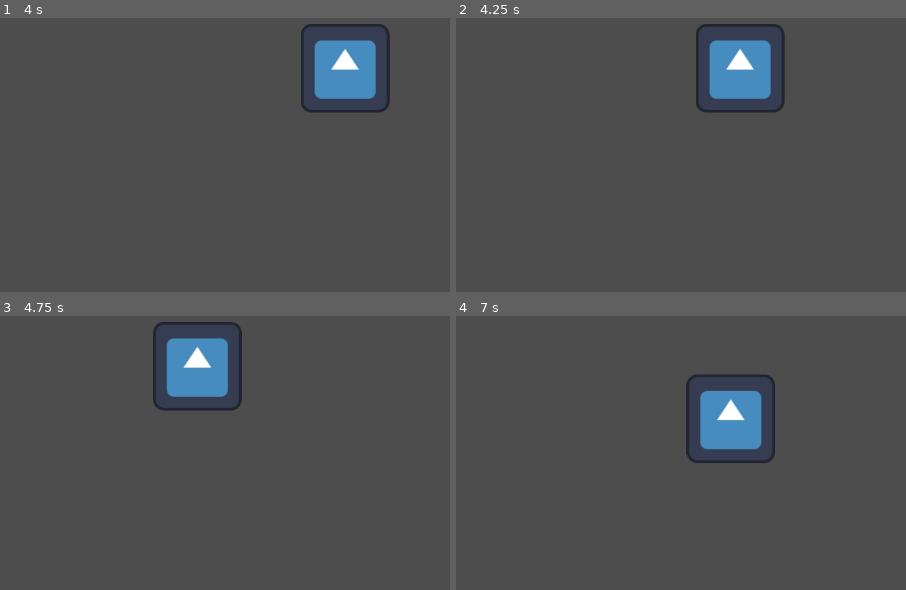
Above: before the commit, frames 1-4 (two rows, left to right).
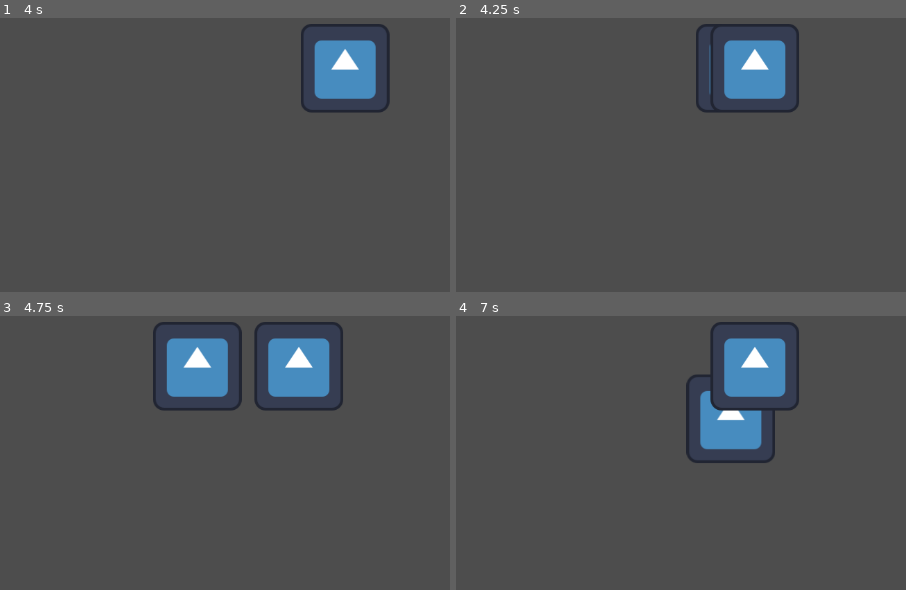
Above: after the commit, the same moments.

Repository: SpicyTime/JamsepticeyeGame
Game: Godot game, scene res://main/main.tscn
Same seed, same stepped clock (60 frames per second), same inputs: the game is played once before the commit and once after it. The engine's default icon, where the game draws it, is replaced by a stand-in: a white triangle on a blue panel in a dark square.
Inputs:
- Up to frame 1 (4 s): tap Enter at 0.5 s; hold D (move_right) 0.53-1.28 s; hold S (move_down) 1.28-2.03 s; hold D (move_right) 2.03-2.78 s; hold W (move_up) 2.78-3.53 s; hold A (move_left) from 3.53 s (still down)
- Up to frame 2 (4.25 s): keep holding A (move_left); tap Z (kill_self) at 4.15 s
- Up to frame 3 (4.75 s): keep holding A (move_left)
- Up to frame 4 (7 s): release A (move_left) at 5.03 s; hold S (move_down) 5.03-5.78 s; hold D (move_right) 5.78-6.53 s; hold W (move_up) from 6.53 s (still down)

Frame 1 is identical in both runs. In frame 2, 2.3% of the frame differs, in the area x 56-77%, y 2-35%; in frame 3, 3.8%; in frame 4, 4.1%.

Commit message:
Added the resurrection amount and mana

Diff:
--- a/player/player.gd
+++ b/player/player.gd
@@ -1,10 +1,16 @@
 extends CharacterBody2D
 var active_container: Node = null
 var input_vector: Vector2 = Vector2.ZERO
+var resurrection_count: int = 0
+var max_resurrection_count: int = 3
+var max_mana: float = 100.0
+var current_mana: float = max_mana
+var mana_drain: float = 0.01
+
+@onready var mana_drain_timer: Timer = $ManaDrainTimer
 
 func _ready() -> void:
-	swap_living_status(true)
-
+	active_container = $LivingContainer
 
 func _unhandled_input(event: InputEvent) -> void:
 	if event is InputEventKey:
@@ -26,10 +32,40 @@
 	move_and_slide()
 
 
+
 func swap_living_status(living: bool) -> void:
 	if living:
-		active_container = $LivingContainer
-		print("Swapping to Living")
+		if resurrection_count < max_resurrection_count:
+			print("Swapping to Living")
+			active_container = $LivingContainer
+			resurrection_count += 1
+			$CollisionShape2D.disabled = false
+			# Deletes the dead body
+			var main_node = get_tree().root.get_node("Main")
+			main_node.get_node("Game").get_node("DeadBodySprite").queue_free()
+
+			mana_drain_timer.stop()
 	else:
 		active_container = $DeadContainer
+		$CollisionShape2D.disabled = true
+		current_mana = max_mana
 		print("Swapping to Dead")
+		mana_drain_timer.start()
+		spawn_body()
+
+
+func spawn_body() -> void:
+	var dead_body_sprite: Sprite2D = Sprite2D.new()
+	# Sets up the sprite
+	dead_body_sprite.texture = preload("res://icon.svg")
+	dead_body_sprite.position = position
+	dead_body_sprite.name = "DeadBodySprite"
+	# Adds to tree
+	var main_node = get_tree().root.get_node("Main")
+	main_node.get_node("Game").add_child(dead_body_sprite)
+
+
+
+func _on_mana_drain_timer_timeout() -> void:
+	current_mana -= max_mana * mana_drain
+	print(current_mana)
--- a/player/player.tscn
+++ b/player/player.tscn
@@ -23,3 +23,7 @@
 
 [node name="DeadContainer" parent="." instance=ExtResource("3_g1dw6")]
 MAX_SPEED = 250.0
+
+[node name="ManaDrainTimer" type="Timer" parent="."]
+
+[connection signal="timeout" from="ManaDrainTimer" to="." method="_on_mana_drain_timer_timeout"]
